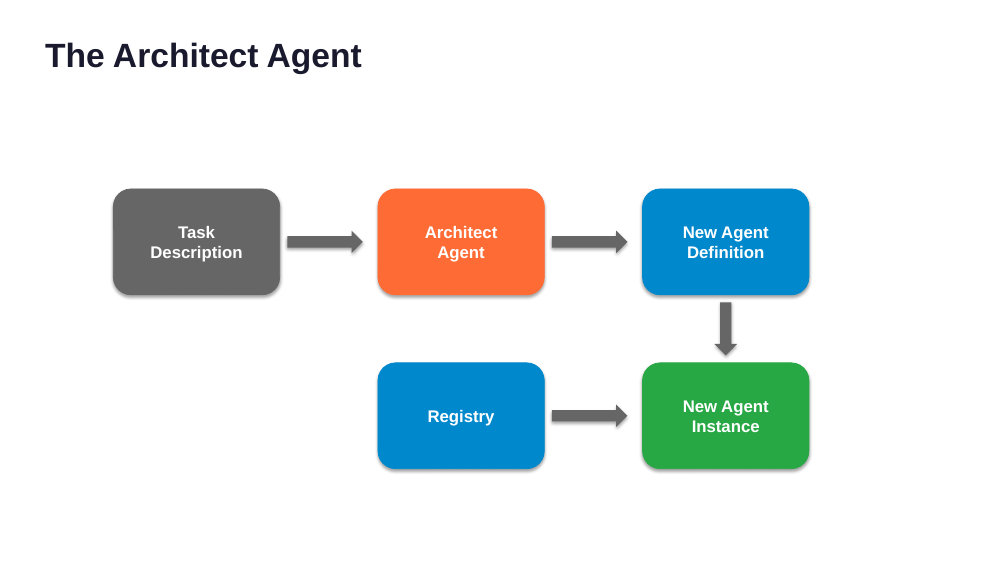
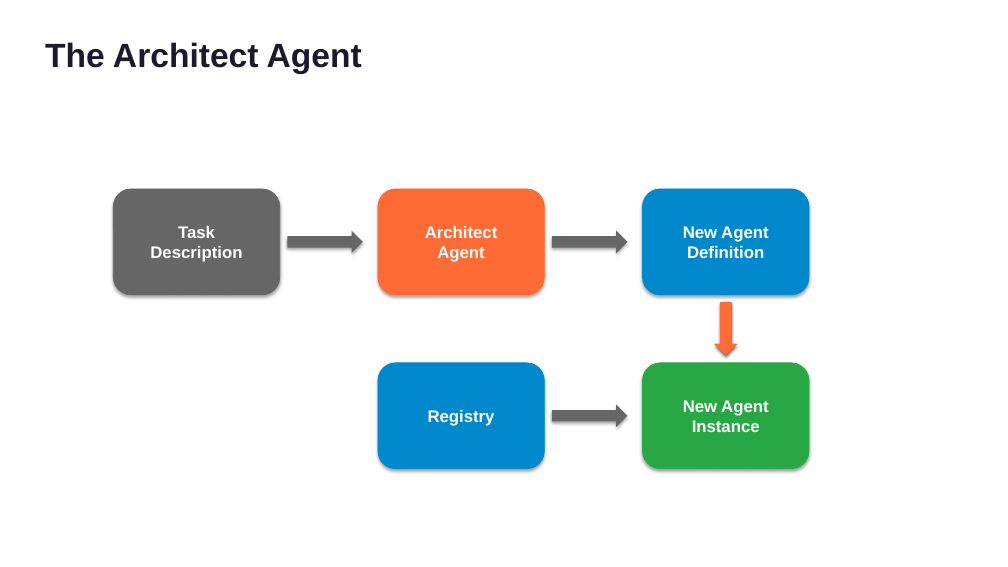
Before and after one commit to RPirruccio/lightning-agents, a slide deck: slide 9 of presentation/output/lightning-agents.pptx. Drawn at 1008x567 pixels with LibreOffice and Linux fonts; fonts in the diff are those of the drawing. Boxes give left, top, right and bottom in pixels: in the first picture for what was removed or moved away, otherwise in the second. Text is boxed around its words. In the diff, an @@ line names an element or a change of style, - is before the commit and + after.

```diff
--- a/presentation/output/lightning-agents.pptx
+++ b/presentation/output/lightning-agents.pptx
@@ down arrow added at <box>715,302,737,355</box>, fill #FF6B35 @@
```
Also in this commit, not shown: 3 other slides changed, 1 slide added, 1 slide removed, 3 other files.
